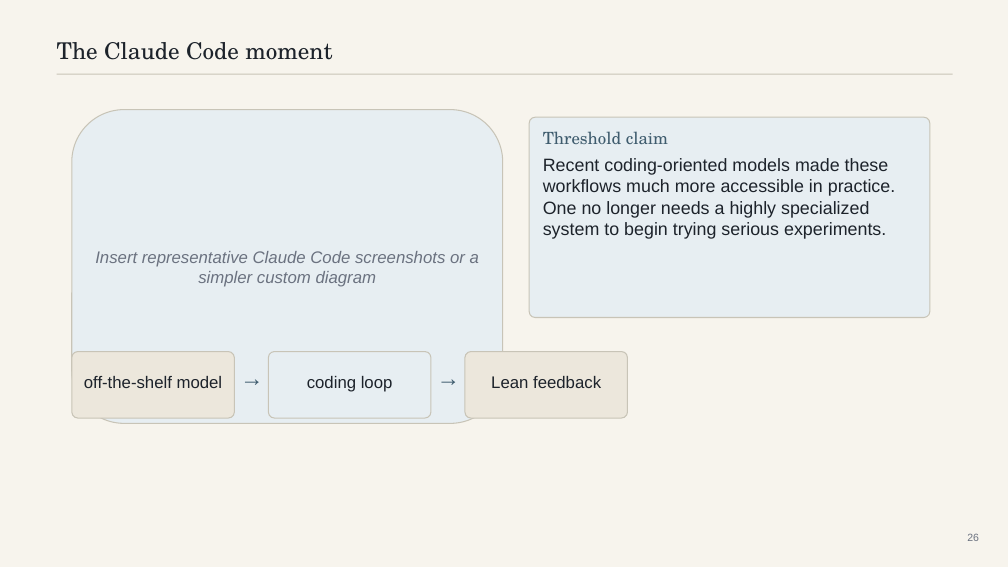
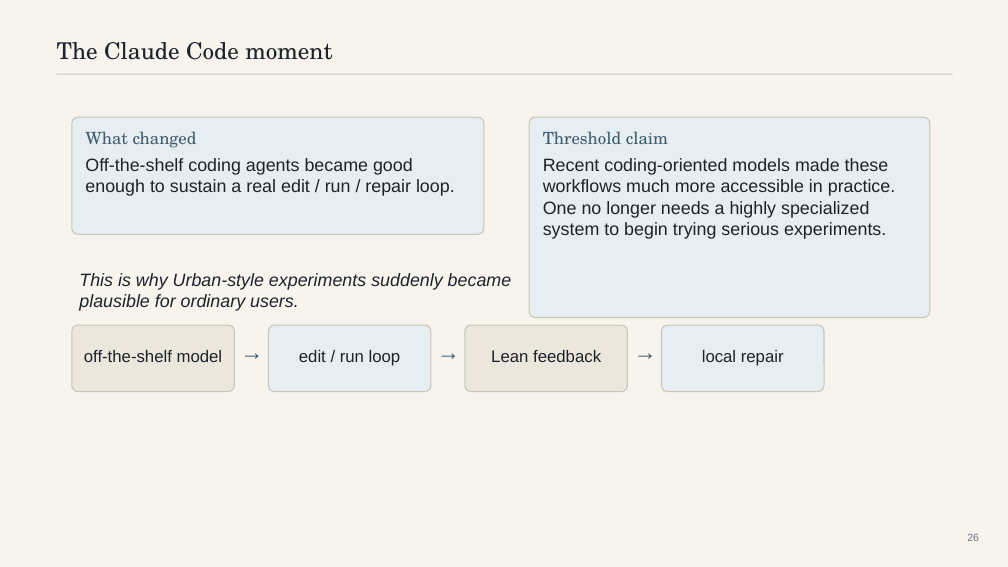
Before and after one commit to mattrobball/2026_03_09-colloquium, a slide deck: slide 26 of deck/should-you-trust-an-ai-mathematician.pptx. Drawn at 1008x567 pixels with LibreOffice and Linux fonts; fonts in the diff are those of the drawing. Boxes give left, top, right and bottom in pixels: in the first picture for what was removed or moved away, otherwise in the second. Text is boxed around its words. In the diff, an @@ line names an element or a change of style, - is before the commit and + after.

```diff
--- a/deck/should-you-trust-an-ai-mathematician.pptx
+++ b/deck/should-you-trust-an-ai-mathematician.pptx
@@ rounded rectangle: place and size @@
-rounded rectangle at box(72, 110, 503, 423)
+rounded rectangle at box(72, 117, 484, 234)
@@ rounded rectangle at box(72, 117, 484, 234): proportions changed @@
@@ text added at box(85, 131, 197, 148), 16 pt, text #3F5C6E @@
+What changed
@@ text added at box(85, 158, 455, 196), 17 pt, text #1D232B @@
+Off-the-shelf coding agents became good enough to sustain a real edit / run / repair loop.
@@ text removed at box(95, 251, 479, 287) @@
-Insert representative Claude Code screenshots or a simpler custom diagram
@@ text added at box(79, 273, 512, 311), 17 pt, text #1D232B, italic @@
+This is why Urban-style experiments suddenly became plausible for ordinary users.
@@ 4 texts, 3 rounded rectangles: place and size @@
-4 texts, 3 rounded rectangles at box(72, 352, 628, 418)
+4 texts, 3 rounded rectangles at box(72, 325, 628, 392)
@@ rounded rectangle added at box(662, 325, 824, 392), fill #E7EEF2, outline #C8C4B7 1 pt @@
@@ text at box(299, 350, 401, 366): text changed @@
-coding loop
+edit / run loop
@@ text added at box(634, 343, 655, 359), 22 pt, text #3F5C6E @@
+→
@@ text added at box(702, 350, 784, 366), 16 pt, text #1D232B @@
+local repair
```
Also in this commit, not shown: 6 other slides changed, 1 slide added, 1 slide removed, 6 other files.
